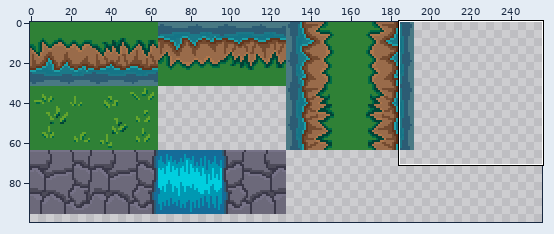
Sprite sheet -- app/assets/levels/plaine.png. Above: a wide view before the commit, with the close-up outlined.
Close-up. Before:
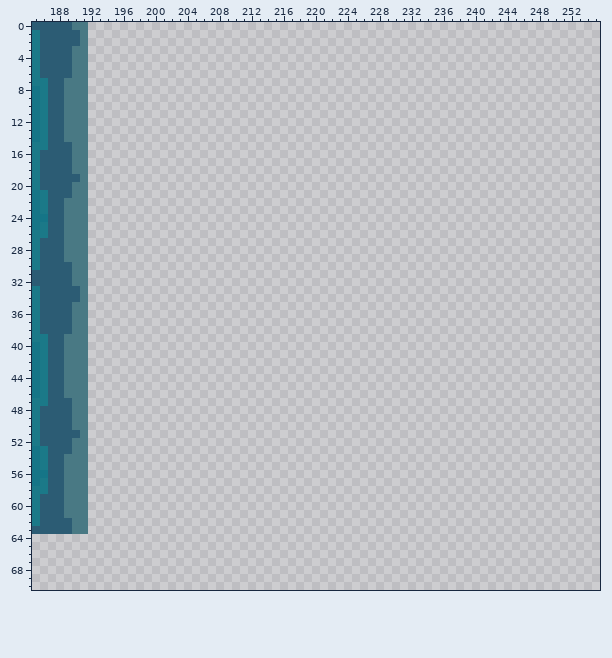
The file is 256x256 pixels. Colours within 5 levels of each other are drawn and written as one. Shown: x 185..255, y 0..70. The wide view leaves out empty margins.
And afterwards:
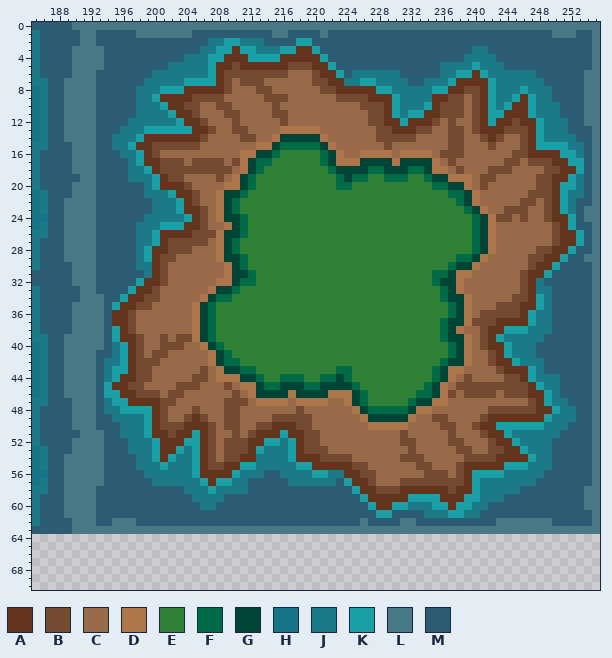
Palette (. is transparent): A #62351c  B #744b30  C #996b4a  D #ae764b  E #2f8136  F #006b46  G #004337  H #157587  J #1b7988  K #1ba0a8  L #497984  M #2c5c74
Change:
Changed rows in their new state; - is an unchanged pixel.
first column x 192:
 0 LLLLLLLLLLLLLLLLLLLLLLLLLLLLLLLLLLLLLLLLLLLLLLLLLLLLLLLLLLLLLLLL
 1 LMMMMMLLLLLLLMMMMMMMMMMLLMMMMLMMMMMMMMMMMMMMMMMMMMMMMMMMMMLLLMML
 2 LMMMMMMMMMMMMMMJJKKJJJMMMMKKMMMMMMMMMMMMMMMMMMMMMMMMMMMMMMMMMMML
 3 LLMMMMMMMMMMMMJJKKAKKJJJKKAAKMMMMMMMMMMMMMMMMMMMJJMMMMMMMMMMMMML
 4 LLMMMMMMMMMMJJJKKAAAKKKKAAAAAKMMMMMMMMMMMMMMMMMJJJJMMMMMMMMMMMML
 5 LLMMMMMMMMJJJJJKAABAAAAAABBBAAKMMMMMMMMMMMMMJJJJKJJJMMMMMMMMMMML
 6 LMMMMMMMJJJJJJJKABBBBBBBBCCCBAAKMJJJJJJMMMMMJJKKAKJJJJJJMMMMMMLL
 7 LMMMMMMJJJJJKKKKABCBBBCCCCCCBBAAJJKKJJJJMMJJJKAAAAKJJJJJJMMMMMLL
 8 LMMMMMJJJKKKAAAAABCCCBBCCCCCCBBAAAAAKKJJJJJKKAABBAKJJJKJJJMMMMLL
 9 LMMMMMJJKAAAABBBBCCCCCBBBCCCCCCBBBBAAAKJJJJAABBCBAKJJKAKJJMMMMLL
10 LMMMMMJJJKAABBCCBBCCCCCBCCCCCCCCCCBBBAKJJJKABBBCBAKJKAAKJJJMMMLL
11 LMMMMMJJJJKAABCCCBBCCCCBBCCCCCCCCCCBBAKJKKAABBBCBAKKAAAKJJJMMMLL
12 LMMMMJJJJJJKAABCCCBCCCCCBCCCCCCCCCCBBAAKAAABCBCCBAKAABAAKJJJMMLL
13 LMMMJJJKKKKKKAABCCBBCCCCDDDDDCCCCCCCBBAAABBCCBBCBAAABBBAKJJJMMML
14 LMMJJJKAAAAAAABCCCCBBCCDGGGGGDCCCCCCBBBBBCCCCBBCCBABCCBAKJJJJMML
15 LMMJJKAABBBBBBCCCCCCCDDGFFFFFGDCCCCCCBCCCCCCCBBCCCBCCCBAKKKKJJML
16 LMMMJJKABCCCCCCCCCCDDGGFEEEEEFGDCCDDDDCDDDDCBBBCCCCCCBBAAAAKKJML
17 LMMMMJKAABBBCBBBBCBDGFFEEEEEEFGDDDGGGGDGGGGDCBCCCCCCBBCBBBAAKKML
18 LMMMMJJKABBBBBBBBBCDGFEEEEEEEEFGGGGFFGGGFFGDDCBCCCBBBCCCCBBAAKML
19 LMMMMJJJKABBCCCCBCDGFEEEEEEEEEEFGFFEEFFFEEFGGDDDCBBCCCCCBBAAKJML
20 LMMMMMMJKAAABCCCCDDGFEEEEEEEEEEFFEEEEEEEEEEFFGGDCBCCCCCCBBAKKJML
21 LMMMMMMJJJKAABCCDGGFEEEEEEEEEEEEEEEEEEEEEEEEEFFGDCCCCCCBBBAKJJML
22 LMMMMMMMJJJKABCCDGFEEEEEEEEEEEEEEEEEEEEEEEEEEEFGDCCCCCBBCBAKJMML
23 LMMMMMMMJJJKAABCDGFEEEEEEEEEEEEEEEEEEEEEEEEEEEEFGDCCBBBCCBAKJMLL
24 LMMMMMMJJJJJKABCDGGFEEEEEEEEEEEEEEEEEEEEEEEEEEEEFGDBBCBCCBAAKMLL
25 LMMMMMJJJKKKAABCCDGFEEEEEEEEEEEEEEEEEEEEEEEEEEEEFGDCCCCCCCBAKMML
26 LMMMMMJJKAAAABBBDGGFEEEEEEEEEEEEEEEEEEEEEEEEEEEEFGDCCCCCCCBAAKML
27 LMMMMMJJKABBBBBCDGFEEEEEEEEEEEEEEEEEEEEEEEEEEEEEFGDCCCCCCCBAAKML
28 LMMMMMJKAABBBCCCDGFEEEEEEEEEEEEEEEEEEEEEEEEEEEEEFGDCCCCCBBAAKMML
29 LMMMMMJKABBCCCCCDGGFEEEEEEEEEEEEEEEEEEEEEEEEEEFFGDCCCCCBBAAKMMLL
30 LMMMMMJJABCCCCCCCDGFEEEEEEEEEEEEEEEEEEEEEEEEEFGGDCCCCCCBAAKMMMML
31 LMMMMMMJABCCCCCCCDGGFEEEEEEEEEEEEEEEEEEEEEEFFGDDCCCCCCBAAKMMMMML
32 LMMMMMKAABCCCCCCDDGFFEEEEEEEEEEEEEEEEEEEEEEFGGDCCCCCCCBAJMMMMMML
33 LMMMMKAABCCCCCCDGGFEEEEEEEEEEEEEEEEEEEEEEEEEFGDCCCCCCCBAJJMMMMML
34 LLMMKAABBCCCCCDGFFEEEEEEEEEEEEEEEEEEEEEEEEEEFGGDCCCCCBBAKJMMMMML
35 LLMKAABBCCCCCDGFEEEEEEEEEEEEEEEEEEEEEEEEEEEEEFGDCCCBBBAAKJMMMMML
36 LLMAABCCCCCCCDGFEEEEEEEEEEEEEEEEEEEEEEEEEEEEEFGDCBBBBBAKJJMMMMML
37 LLMAABCCCCCCCDGFEEEEEEEEEEEEEEEEEEEEEEEEEEEEFGGDBBBAAAAKJJMMMMML
38 LLMKABCCCCCCCDGFEEEEEEEEEEEEEEEEEEEEEEEEEEEEFGDCCBAAKKKJJJMMMMML
39 LLMKAABCCBCBBDGFEEEEEEEEEEEEEEEEEEEEEEEEEEEEFGGDCBAKJJJJJMMMMMML
40 LLMJKABCCBBBCCDGFEEEEEEEEEEEEEEEEEEEEEEEEEEEEFGDCBAAKJJJMMMMMMML
41 LMMJKABCBBCCCCCDGFEEEEEEEEEEEEEEEEEEEEEEEEEEEFGDCCBAKJJJMMMMMMML
42 LMJJKABBBCCCCCCDGFFEEEEEEEEEEEEEEEEEEEEEEEEEFGGDCCBAAKJJJMMMMMML
43 LMJKKABBCCCCCCBCDGGFFEEEEEEEEEEFFEEEEEEEEEEFGDDCCCCBAAAKJMMMMMML
44 LMJKAABBCCCCCBBCDDDGGFEEFFFEEFFGFEEEEEEEEEEFGDCBCCCCBBAKJJJMMMML
45 LMKAABBCCCCBBBCCCBCDDGFFGGGFFGGGGFEEEEEEEEFGDCBBBBBBBBBAKJJMMMML
46 LMKKAABBBCBBCCCCCCBCDGGGGDGGGGDDDGFEEEEEEFFGDBCBBBBCBBBAAKJMMMML
47 LMJKKAAAABBCCCCCCBBBCDDDDCDDDDCCDGFEEEEEFGGDDCCCCCCCCCCBAKJJMMML
48 LMJJKKKKABCCCBCCCBBCCCCCCCBCCCCCCDGFFFFFGDDCCCCCCCBBBBBBAAKJJMML
49 LMMJJJJKABCCBABCCBBCCCCBBBBBCCCCCCDGGGGGDCCBBCCCCBAAAAAAAKJJJMML
50 LMMMJJJKABBBAAABCBBCCBBAAABBCCCCCCCDDDDDCCCCBBCCBAAKKKKKKJJJMMML
51 LLMMJJJKAABAAKABCCBCBAAAKAABBCCCCCCCCCCBCCCCCBCCCBAAKJJJJJJMMMML
52 LLMMMJJJKAAAKKABCBBBAAKKJKABBCCCCCCCCCCBBCCCCBBCCCBAAKJJJJMMMMML
53 LLMMMJJJKAAKJKABCBBBAKJJJKABBBCCCCCCCCCCBCCCCCBBCCBBAAKJJJMMMMML
54 LLMMMMJJKAKJJKABCBBAAJJJJKAAABBBBCCCCCCBBBCCCCCBBBBAAAAKJJMMMMML
55 LLMMMMJJJKJJJKABBAAKKJJJJJKKAAAAABBCCCCCCBBCCCBAAAAAKKKJJJMMMMML
56 LLMMMMMJJJJJJKAAAAKJJJMMJJJJKKJJAABBCCCCCCBBBCBAKKKKJJJJJMMMMMML
57 LLMMMMMMJJJJJJKAKKJJMMMMMJJJJJJMKAABCCCBBBBBBBBAKJJJJJJJMMMMMMML
58 LMMMMMMMMMMMJJJKJJJJMMMMMMMMMMMMMKAABBBAAAAAABAAKJJJJJMMMMMMMMLL
59 LMMMMMMMMMMMMJJJJMMMMMMMMMMMMMMMMMKAAAAAKKKKAAAKKJJJMMMMMMMMMMLL
60 LMMMMMMMMMMMMMJJMMMMMMMMMMMMMMMMMMMKAAKKJJJKKAKKJJMMMMMMMMMMMMLL
61 LMMMMMMMMMMMMMMMMMMMMMMMMMMMMMMMMMMMKKMMMMJJJKKJJMMMMMMMMMMMMMML
62 LMMLLLMMMMMMMMMMMMMMMMMMMMMMMMMMMMLMMMMLLMMMMMMMMMMLLLLLLLMMMMML
63 LLLLLLLLLLLLLLLLLLLLLLLLLLLLLLLLLLLLLLLLLLLLLLLLLLLLLLLLLLLLLLLL
